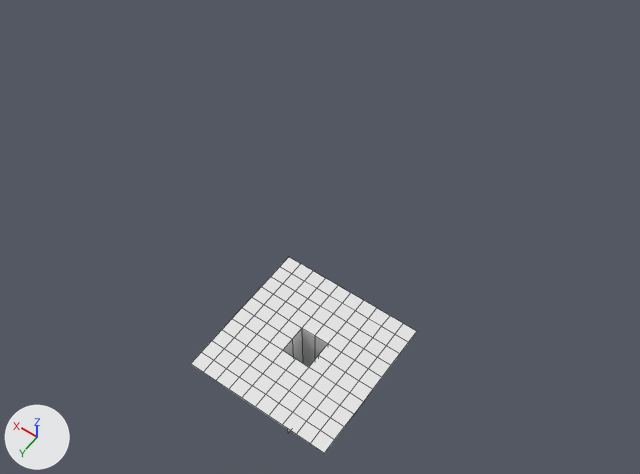
An edit to the Blender file blend/main.blend, drawn before and after from the same camera.
Before and after are seen from a 50 mm camera at (-14.3, 18.7, 39.2) aimed at (3.9, -6.8, -0.9). Lighting does not change. The marker at lower left points along +X, +Y and +Z. Mesh edges are drawn as thin lines.

The older version as bpy lines, for what is in view:
```python
me_grid = bpy.data.meshes.new('Grid')
me_grid.from_pydata(...)  # 143 vertices, 116 faces, 2 loose edges; spans x -1.0..1.0, y -1.0..1.0, z -2.33..0.0
ob_grid = bpy.data.objects.new('Grid', me_grid)
ob_grid.location = (0.0, 0.0, 0.0)
ob_grid.scale = (4.13, 4.13, 4.13)
```
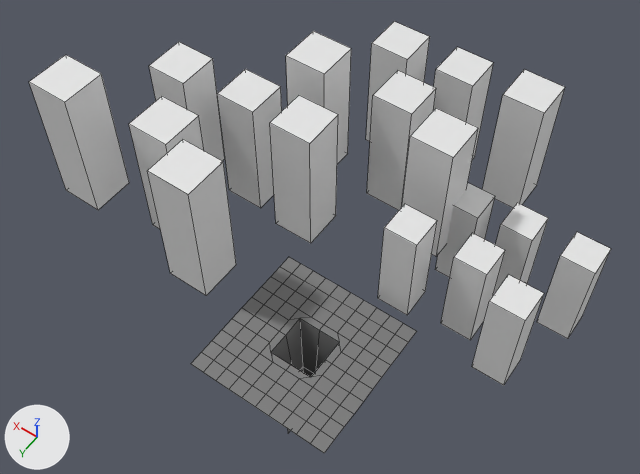
The newer file is also rescaled (x4.596), turned or shifted as a whole; pictures and numbers use the older file's frame.

Where the change shows, as pixel boxes [x1, y1, x2, y2] in the pictures (640 x 474 px; the box of a moved part takes in the faces that stretch with it):
'Grid', recoloured, reshaped (white to grey): [191, 257, 417, 453] in both
'Cube.016', added: after [147, 139, 236, 296]
'Cube.017', added: after [29, 55, 129, 210]
'Cube.014', added: after [270, 95, 338, 243]
'Cube.008', added: after [482, 69, 565, 208]
'Cube.010', added: after [402, 108, 478, 256]
'Cube.012', added: after [217, 69, 282, 208]
'Cube.009', added: after [367, 70, 436, 210]
'Cube.011', added: after [286, 31, 351, 164]
'Cube.005', added: after [378, 204, 437, 315]
'Cube.004', added: after [472, 274, 544, 386]
'Cube.013', added: after [149, 42, 225, 161]
'Cube.003', added: after [441, 233, 505, 340]
'Cube.002', added: after [537, 232, 611, 339]
'Cube.015', added: after [129, 96, 204, 230]
'Cube.006', added: after [433, 47, 493, 159]
'Cube.007', added: after [366, 21, 430, 142]
'Cube', added: after [493, 203, 548, 295]
'Cube.001', added: after [435, 183, 495, 278]
part 1 of me_grid, moved or reshaped: [260, 310, 350, 388] in both

Patch to the scene script:
```diff
--- a/blend/main.blend.py
+++ b/blend/main.blend.py
@@ me_grid @@
 me_grid.from_pydata(...)  # 143 vertices, 116 faces, 2 loose edges; spans x -1.0..1.0, y -1.0..1.0, z -2.33..0.0
 # used by ob_grid; location = (0.0, 0.0, 0.0); scale = (4.13, 4.13, 4.13)
-me_grid.vertices[48].co = (-0.2, -0.2, 0.0)  # pixel (327, 343)
-me_grid.vertices[49].co = (0.0, -0.2, 0.0)  # pixel (314, 335)
-me_grid.vertices[50].co = (0.2, -0.2, 0.0)  # pixel (301, 328)
-me_grid.vertices[59].co = (-0.2, 0.0, 0.0)  # pixel (318, 355)
-me_grid.vertices[60].co = (0.2, 0.0, 0.0)  # pixel (292, 339)
-me_grid.vertices[69].co = (-0.2, 0.2, 0.0)  # pixel (308, 367)
-me_grid.vertices[70].co = (0.0, 0.2, 0.0)  # pixel (295, 358)
-me_grid.vertices[71].co = (0.2, 0.2, 0.0)  # pixel (282, 350)
+# me_grid part 1
+me_grid.vertices[48].co = (-0.3, -0.3, 0.0)  # pixel (339, 342)
+me_grid.vertices[49].co = (0.0, -0.3, 0.0)  # pixel (319, 330)
+me_grid.vertices[50].co = (0.3, -0.3, 0.0)  # pixel (299, 318)
+me_grid.vertices[59].co = (-0.3, 0.0, 0.0)  # pixel (325, 359)
+me_grid.vertices[60].co = (0.3, 0.0, 0.0)  # pixel (285, 335)
+me_grid.vertices[69].co = (-0.3, 0.3, 0.0)  # pixel (310, 377)
+me_grid.vertices[70].co = (0.0, 0.3, 0.0)  # pixel (290, 364)
+me_grid.vertices[71].co = (0.3, 0.3, 0.0)  # pixel (270, 352)
+me_grid.materials.append(mat_material_001)  # grey #797979
@@ ob_cube_017 @@
+ob_cube_017 = bpy.data.objects.new('Cube.017', me_cube_017)  # a box spanning x -1.0..1.0, y -1.0..1.0, z -1.0..1.0
+ob_cube_017.location = (15.53, -1.22, 5.1)
+ob_cube_017.scale = (1.26, 1.26, 4.1)
@@ ob_cube_016 @@
+ob_cube_016 = bpy.data.objects.new('Cube.016', me_cube_017.copy())
+ob_cube_016.location = (7.3, -0.66, 4.32)
+ob_cube_016.scale = (1.26, 1.26, 4.1)
@@ ob_cube_015 @@
+ob_cube_015 = bpy.data.objects.new('Cube.015', me_cube_017.copy())
+ob_cube_015.location = (11.2, -3.26, 3.03)
+ob_cube_015.scale = (1.26, 1.26, 4.1)
@@ ob_cube_014 @@
+ob_cube_014 = bpy.data.objects.new('Cube.014', me_cube_017.copy())
+ob_cube_014.location = (5.49, -7.58, 2.92)
+ob_cube_014.scale = (1.26, 1.26, 4.1)
@@ ob_cube_013 @@
+ob_cube_013 = bpy.data.objects.new('Cube.013', me_cube_017.copy())
+ob_cube_013.location = (14.36, -8.01, 1.92)
+ob_cube_013.scale = (1.26, 1.26, 4.1)
@@ ob_cube_012 @@
+ob_cube_012 = bpy.data.objects.new('Cube.012', me_cube_017.copy())
+ob_cube_012.location = (10.51, -9.19, 1.0)
+ob_cube_012.scale = (1.26, 1.26, 4.1)
@@ ob_cube_011 @@
+ob_cube_011 = bpy.data.objects.new('Cube.011', me_cube_017.copy())
+ob_cube_011.location = (7.39, -11.52, 3.66)
+ob_cube_011.scale = (1.26, 1.26, 4.1)
@@ ob_cube_010 @@
+ob_cube_010 = bpy.data.objects.new('Cube.010', me_cube_017.copy())
+ob_cube_010.location = (-0.84, -10.97, 2.87)
+ob_cube_010.scale = (1.26, 1.26, 4.1)
@@ ob_cube_009 @@
+ob_cube_009 = bpy.data.objects.new('Cube.009', me_cube_017.copy())
+ob_cube_009.location = (3.06, -13.57, 1.59)
+ob_cube_009.scale = (1.26, 1.26, 4.1)
@@ ob_cube_008 @@
+ob_cube_008 = bpy.data.objects.new('Cube.008', me_cube_017.copy())
+ob_cube_008.location = (-2.65, -17.89, 1.47)
+ob_cube_008.scale = (1.26, 1.26, 4.1)
@@ ob_cube_007 @@
+ob_cube_007 = bpy.data.objects.new('Cube.007', me_cube_017.copy())
+ob_cube_007.location = (6.22, -18.32, 0.48)
+ob_cube_007.scale = (1.26, 1.26, 4.1)
@@ ob_cube_006 @@
+ob_cube_006 = bpy.data.objects.new('Cube.006', me_cube_017.copy())
+ob_cube_006.location = (2.38, -19.5, -0.44)
+ob_cube_006.scale = (1.26, 1.26, 4.1)
@@ ob_cube_005 @@
+ob_cube_005 = bpy.data.objects.new('Cube.005', me_cube_017.copy())
+ob_cube_005.location = (-1.77, -6.61, 1.49)
+ob_cube_005.scale = (0.959, 0.959, 3.12)
@@ ob_cube_004 @@
+ob_cube_004 = bpy.data.objects.new('Cube.004', me_cube_017.copy())
+ob_cube_004.location = (-8.04, -6.19, 0.89)
+ob_cube_004.scale = (0.959, 0.959, 3.12)
@@ ob_cube_003 @@
+ob_cube_003 = bpy.data.objects.new('Cube.003', me_cube_017.copy())
+ob_cube_003.location = (-5.07, -8.17, -0.09)
+ob_cube_003.scale = (0.959, 0.959, 3.12)
@@ ob_cube_002 @@
+ob_cube_002 = bpy.data.objects.new('Cube.002', me_cube_017.copy())
+ob_cube_002.location = (-9.42, -11.46, -0.18)
+ob_cube_002.scale = (0.959, 0.959, 3.12)
@@ ob_cube_001 @@
+ob_cube_001 = bpy.data.objects.new('Cube.001', me_cube_017.copy())
+ob_cube_001.location = (-2.66, -11.79, -0.94)
+ob_cube_001.scale = (0.959, 0.959, 3.12)
@@ ob_cube @@
+ob_cube = bpy.data.objects.new('Cube', me_cube_017.copy())
+ob_cube.location = (-5.59, -12.69, -1.64)
+ob_cube.scale = (0.959, 0.959, 3.12)
```
